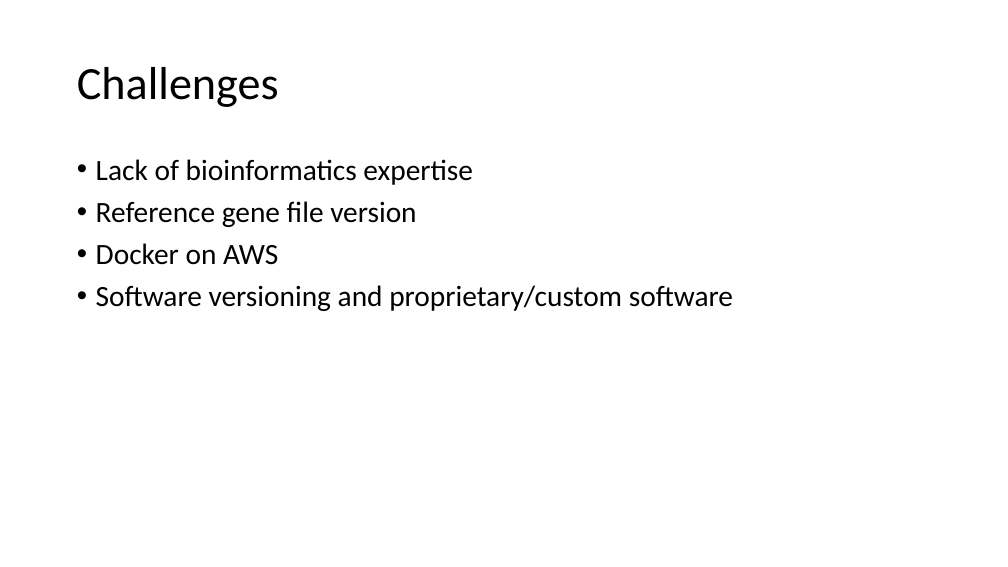
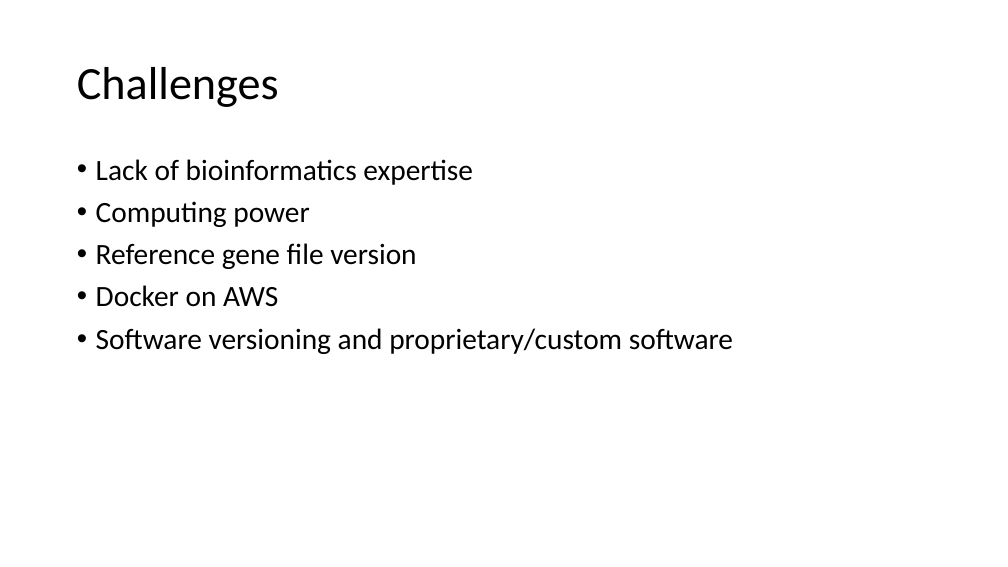
Before and after one commit to NLM-Reproducibility-Project/Repro_PMID_26735499, a slide deck: slide 9 of Results Presentation.pptx. Drawn at 1008x567 pixels with LibreOffice and Linux fonts; fonts in the diff are those of the drawing. Boxes give left, top, right and bottom in pixels: in the first picture for what was removed or moved away, otherwise in the second. Text is boxed around its words. In the diff, an @@ line names an element or a change of style, - is before the commit and + after.

```diff
--- a/Results Presentation.pptx
+++ b/Results Presentation.pptx
@@ text at box(96, 201, 309, 227): paragraph added @@
+• Computing power
```
Also in this commit, not shown: 1 other slide changed, 2 slides added.
